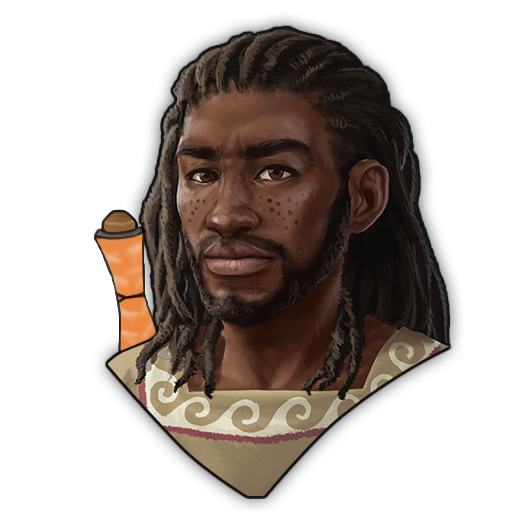
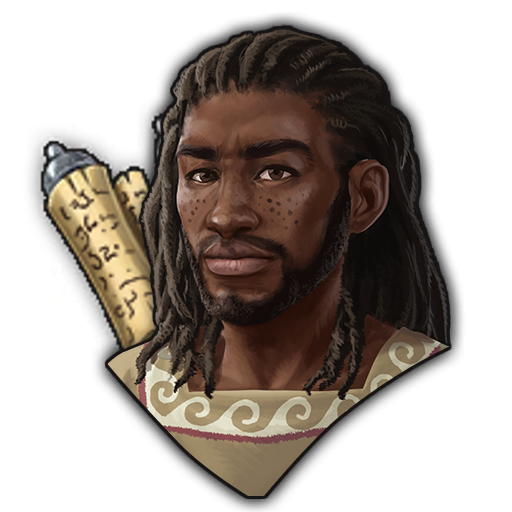
Layer changes from the first w=512, h=512 image to the second:
added layer "Kopie von Background" (1st of 2) above "scroll_uncommon_a1800.png" over [24, 12, 465, 512]
added layer "scroll_uncommon_a1800.png" above "custom_papyrus" over [24, 64, 384, 448]
hid "custom_papyrus", painted on it over [24, 128, 192, 480]
added layer "Kopie von Background" (2nd of 2) above "Malebene 6" over [24, 12, 465, 512]
painted on "Background" over [24, 12, 465, 512]
